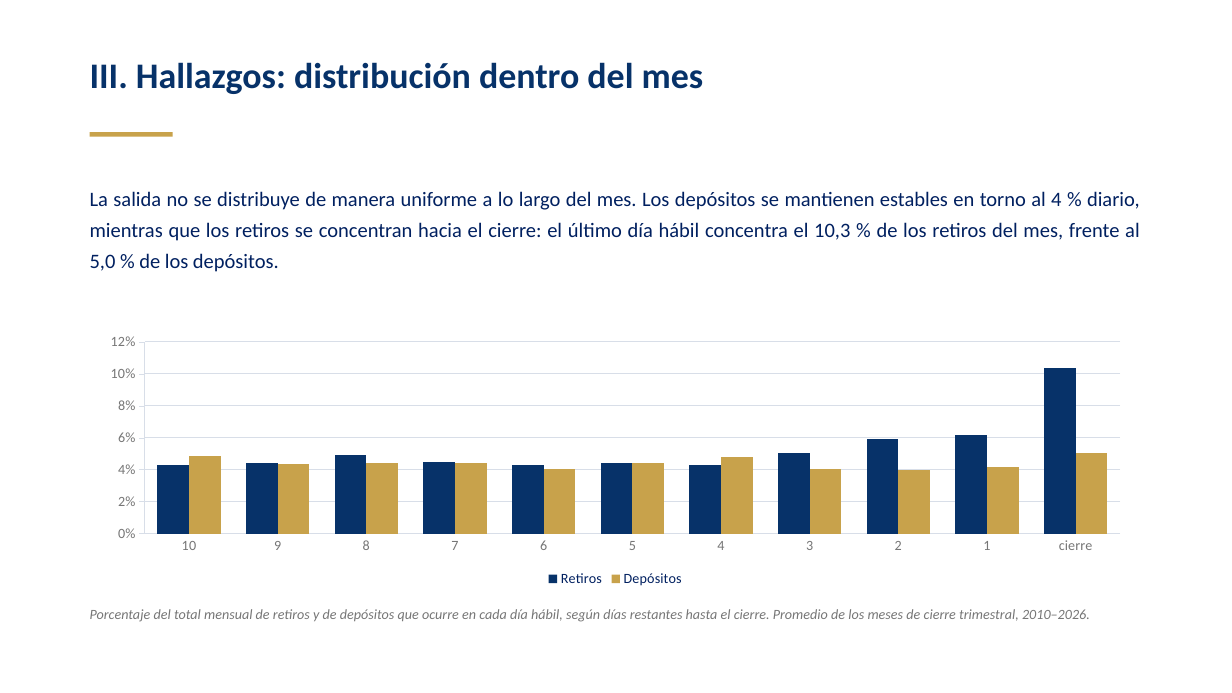
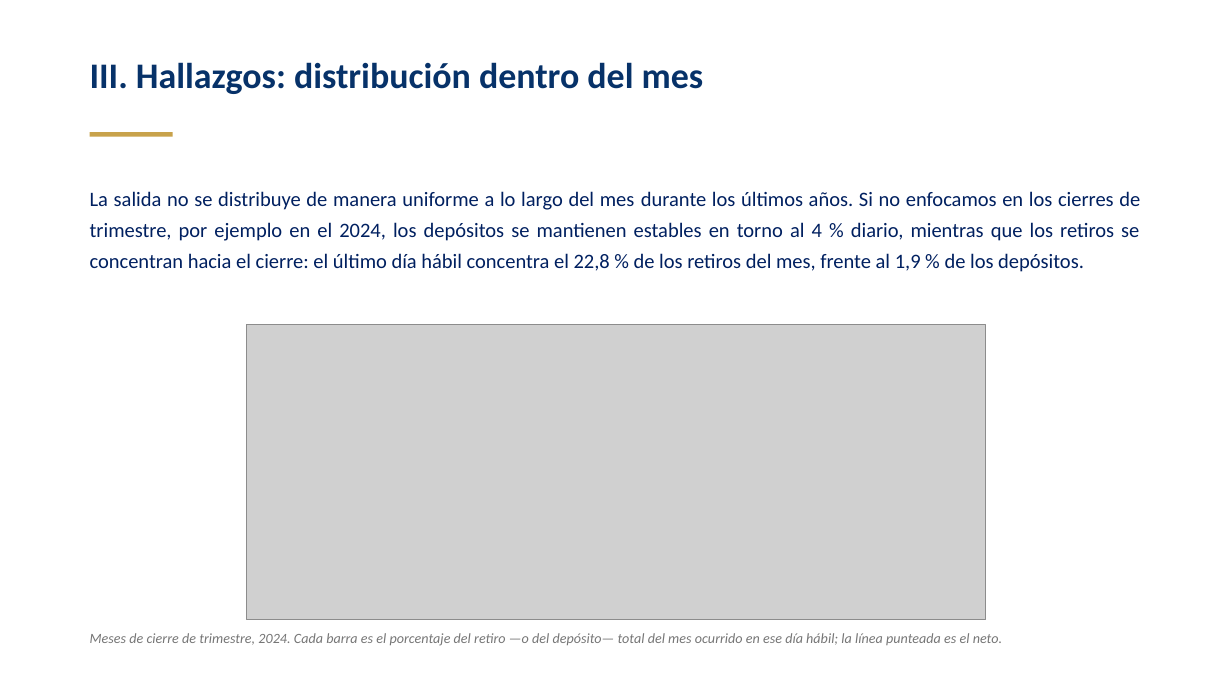
Before and after one commit to Diego2141/Sistema-Inteligente, a slide deck: slide 5 of Requerimientos_de_Liquidez.pptx. Drawn at 1232x693 pixels with LibreOffice and Linux fonts; fonts in the diff are those of the drawing; grey boxes stand for pictures. Boxes give left, top, right and bottom in pixels: in the first picture for what was removed or moved away, otherwise in the second. Text is boxed around its words. In the diff, an @@ line names an element or a change of style, - is before the commit and + after.

```diff
--- a/Requerimientos_de_Liquidez.pptx
+++ b/Requerimientos_de_Liquidez.pptx
@@ text at bbox=[90, 191, 1140, 272]: text changed @@
-La salida no se distribuye de manera uniforme a lo largo del mes. Los depósitos se mantienen estables en torno al 4 % diario, mientras que los retiros se concentran hacia el cierre: el último día hábil concentra el 10,3 % de los retiros del mes, frente al 5,0 % de los depósitos.
+La salida no se distribuye de manera uniforme a lo largo del mes durante los últimos años. Si no enfocamos en los cierres de trimestre, por ejemplo en el 2024, los depósitos se mantienen estables en torno al 4 % diario, mientras que los retiros se concentran hacia el cierre: el último día hábil concentra el 22,8 % de los retiros del mes, frente al 1,9 % de los depósitos.
@@ column chart removed at bbox=[90, 328, 1141, 592] @@
-categories: 10, 9, 8, 7, 6, 5, 4, 3, 2, 1, cierre
-Retiros: 4.3, 4.4, 4.9, 4.5, 4.3, 4.4, 4.3, 5.1, 5.9, 6.2, 10.3
-Depósitos: 4.8, 4.4, 4.4, 4.4, 4, 4.5, 4.8, 4, 4, 4.2, 5
@@ picture added at bbox=[247, 324, 986, 620] @@
@@ text at bbox=[90, 633, 1002, 646]: text changed @@
-Porcentaje del total mensual de retiros y de depósitos que ocurre en cada día hábil, según días restantes hasta el cierre. Promedio de los meses de cierre trimestral, 2010–2026.
+Meses de cierre de trimestre, 2024. Cada barra es el porcentaje del retiro —o del depósito— total del mes ocurrido en ese día hábil; la línea punteada es el neto.
```
Also in this commit, not shown: 3 other slides changed, 1 slide added.
